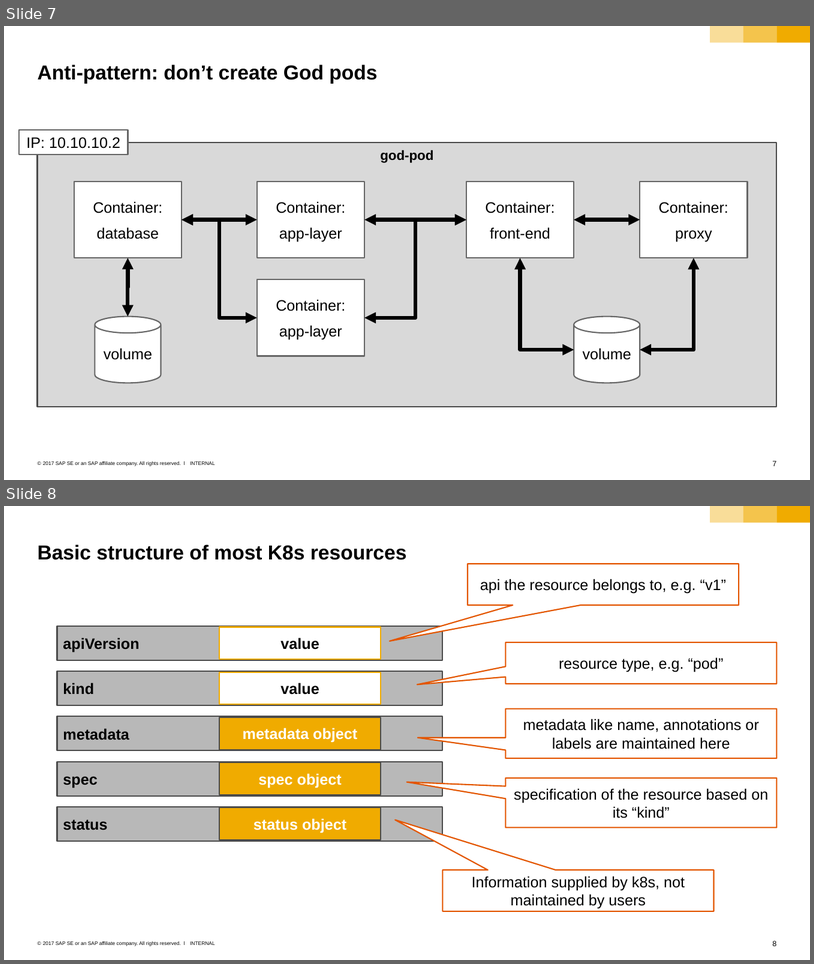
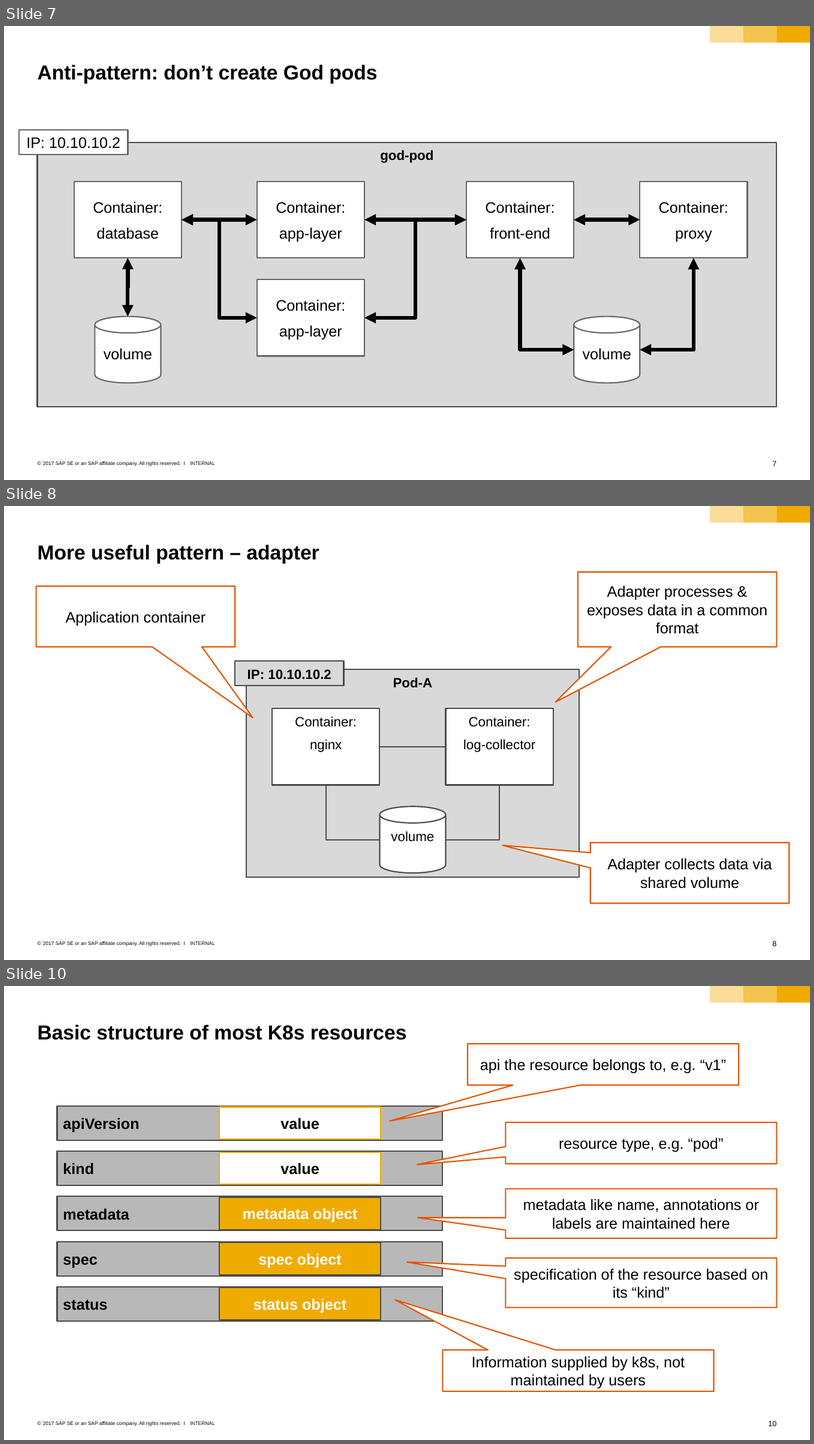
Before and after one commit to cuijiyao01/docker-k8s-training, a slide deck: kubernetes/02_pods.pptx. Shown one above the other, each under a label of ours: slides 7 and 8 before the commit, slides 7, 8 and 10 after it; the slides between them are not shown. The pictures are 814x964 and 814x1444 pixels, drawn with LibreOffice and Linux fonts; fonts in the diff are those of the drawing. Boxes give left, top, right and bottom in pixels: in the first picture for what was removed or moved away, otherwise in the second. Text is boxed around its words. In the diff, an @@ line names an element or a change of style, - is before the commit and + after.

Commit message:
add ambassador & adapter pattern

```diff
--- a/kubernetes/02_pods.pptx
+++ b/kubernetes/02_pods.pptx
@@ slide 8 added at <box>4,506,810,960</box>, background #FFFFFF; not listed: 6 template elements that a slide beside it also shows @@
@@ title added at <box>38,544,319,564</box>, 24 pt, text #000000, bold @@
+More useful pattern – adapter
@@ speech box added at <box>578,572,777,647</box>, fill #FFFFFF, outline #E35500 1.5 pt, 18 pt, text #000000 @@
+Adapter processes & exposes data in a common format
@@ speech box added at <box>36,586,235,647</box>, fill #FFFFFF, outline #E35500 1.5 pt, 18 pt, text #000000 @@
+Application container
@@ group added at <box>235,661,579,877</box>: 4 rectangles, 3 elbow lines, 1 cylinder @@
+Pod-A
+IP: 10.10.10.2
+Container:
+nginx
+volume
+Container:
+log-collector
@@ speech box added at <box>590,842,789,903</box>, fill #FFFFFF, outline #E35500 1.5 pt, 18 pt, text #000000 @@
+Adapter collects data via shared volume
@@ what was slide 8 is now slide 10 @@
@@ page number at <box>768,1420,777,1426</box>: text changed @@
-8
+10
```
Also in this commit, not shown: 1 other slide added.
